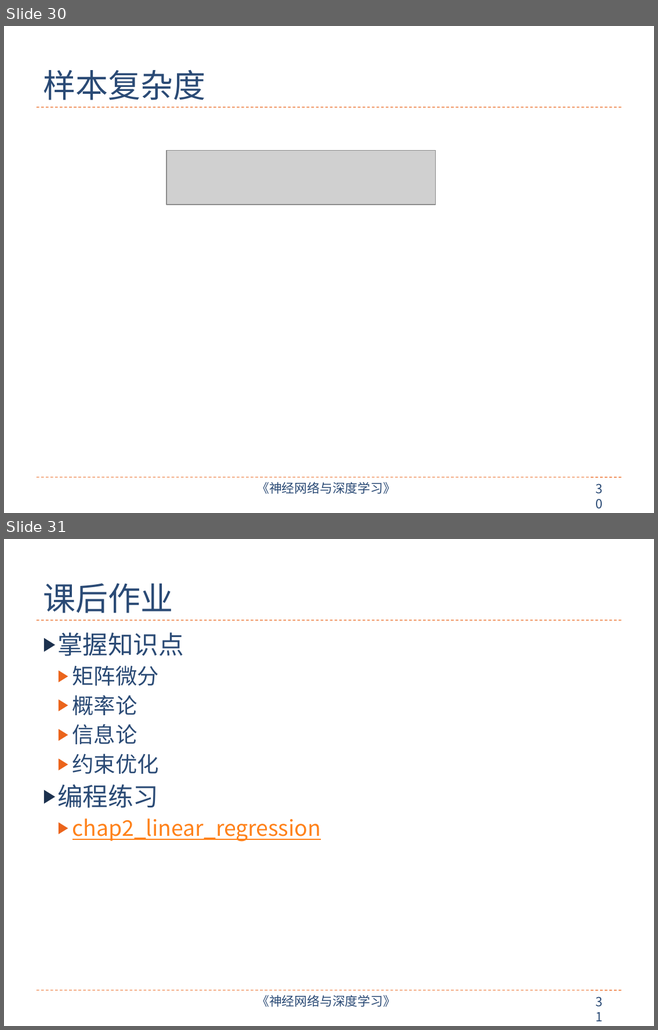
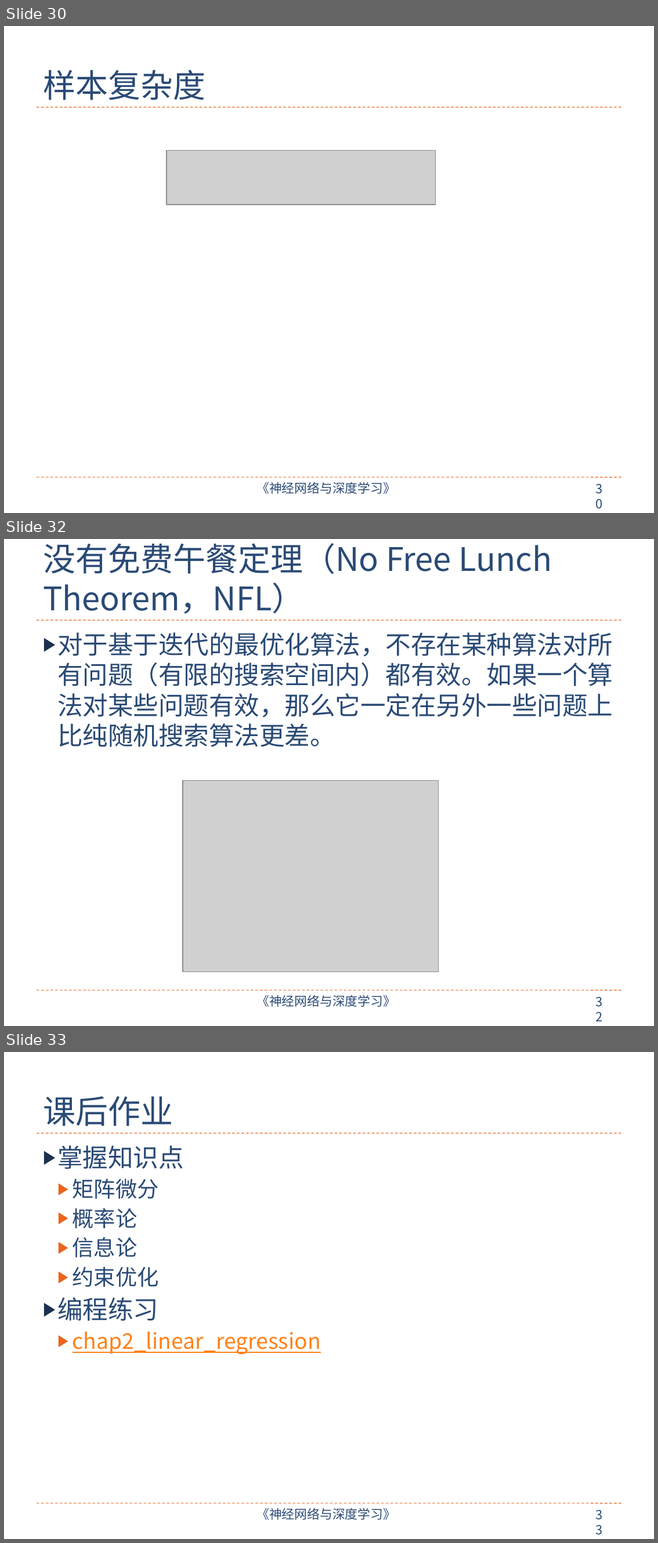
Before and after one commit to nndl/nndl.github.io, a slide deck: ppt/chap-机器学习概述.pptx. Shown one above the other, each under a label of ours: slides 30 and 31 before the commit, slides 30, 32 and 33 after it; the slides between them are not shown. The pictures are 658x1030 and 658x1543 pixels, drawn with LibreOffice and Linux fonts; fonts in the diff are those of the drawing; grey boxes stand for pictures. Boxes give left, top, right and bottom in pixels: in the first picture for what was removed or moved away, otherwise in the second. Text is boxed around its words. In the diff, an @@ line names an element or a change of style, - is before the commit and + after.

```diff
--- a/ppt/chap-机器学习概述.pptx
+++ b/ppt/chap-机器学习概述.pptx
@@ slide 32 added at (x1=4, y1=539, x2=654, y2=1026), background #FFFFFF; not listed: 4 template elements that a slide beside it also shows @@
@@ title added at (x1=43, y1=543, x2=552, y2=614), 36 pt, text #2A4A75 @@
+没有免费午餐定理（No Free Lunch Theorem，NFL）
@@ text added at (x1=57, y1=632, x2=612, y2=747), 28 pt, text #2A4A75 @@
+▶ 对于基于迭代的最优化算法，不存在某种算法对所有问题（有限的搜索空间内）都有效。如果一个算法对某些问题有效，那么它一定在另外一些问题上比纯随机搜索算法更差。
@@ picture added at (x1=183, y1=781, x2=438, y2=972) @@
@@ what was slide 31 is now slide 33 @@
@@ page number at (x1=589, y1=1504, x2=615, y2=1526): text changed @@
-31
+33
```
Also in this commit, not shown: 1 other slide added, 2 other files.
